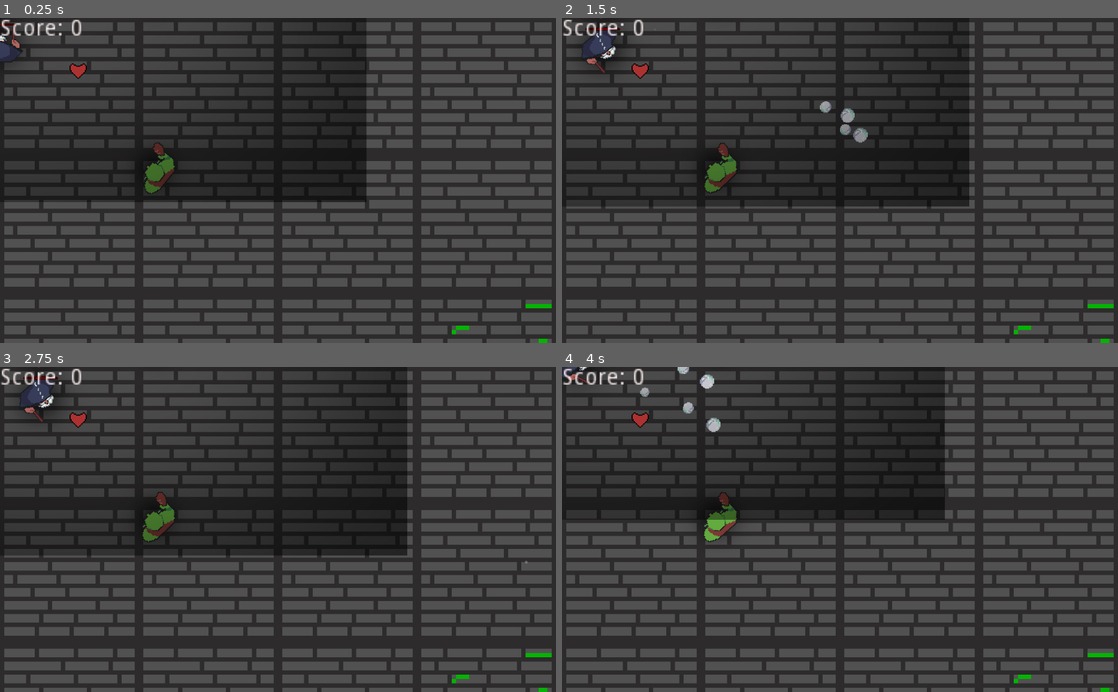
Above: before the commit, frames 1-4 (two rows, left to right).
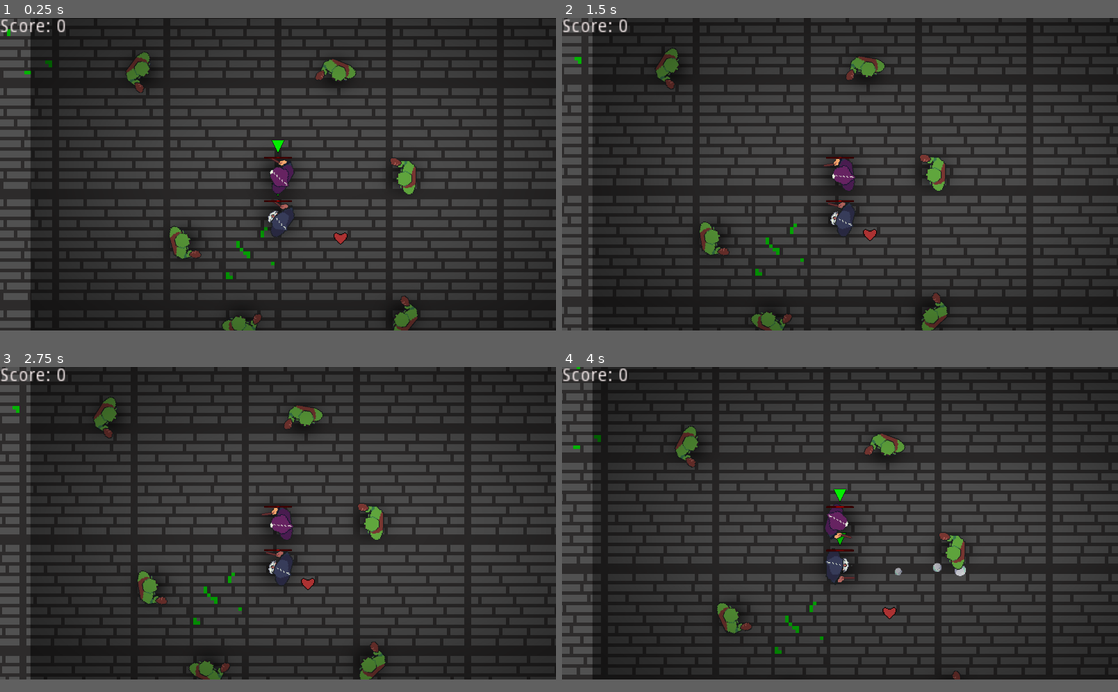
Above: after the commit, the same moments.

Repository: SuperBrainBro/SecondThoughts
Game: Godot game, scene res://Main/Main.tscn
Same seed, same stepped clock (60 frames per second), same inputs: the game is played once before the commit and once after it. The engine's default icon, where the game draws it, is replaced by a stand-in: a white triangle on a blue panel in a dark square.
Inputs (mouse positions are in pixels of both pictures, inside the frame that each line leads up to):
- Up to frame 1 (0.25 s): no input
- Up to frame 2 (1.5 s): tap Enter at 0.5 s; move the mouse to (962, 164) at 0.52 s; hold D (move_right) 0.53-1.28 s; click (962, 164) at 0.6 s; move the mouse to (728, 196) at 1.27 s; hold S (move_down) from 1.28 s (still down); tap Tab (change_player) at 1.35 s
- Up to frame 3 (2.75 s): move the mouse to (333, 458) at 2.02 s; release S (move_down) at 2.03 s; hold D (move_right) from 2.03 s (still down); click (333, 458) at 2.1 s
- Up to frame 4 (4 s): move the mouse to (812, 594) at 2.77 s; release D (move_right) at 2.78 s; hold W (move_up) 2.78-3.53 s; tap Tab (change_player) at 2.85 s; move the mouse to (1006, 578) at 3.52 s; hold A (move_left) from 3.53 s (still down); click (1006, 578) at 3.6 s
In our replay, the window is 800x468 before the commit and 800x450 after it. These sizes can differ from the game's own. Grey fills any space a smaller window leaves; there, only what the larger window draws over its background counts as a difference.

The runs differ from the first frame. In frame 1, 42% of the frame differs, in the area x 0-100%, y 0-100%; in frame 2, 43%; in frame 3, 43%; in frame 4, 42%.
Error in both runs: Trying to assign value of type 'Node2D' to a variable of type 'Camera2D'. (res://Main/Main.gd:11)

Commit message:
fix sceen size and stared working on start screen

Diff:
--- a/WGJ136/Main/Main.tscn
+++ b/WGJ136/Main/Main.tscn
@@ -177,6 +177,7 @@
 position = Vector2( 0, -50 )
 
 [node name="Camera2D" type="Camera2D" parent="World/PlayerHolder/Player2"]
+current = true
 script = ExtResource( 6 )
 
 [node name="Vignette" type="Node2D" parent="World/PlayerHolder/Player2/Camera2D"]
@@ -184,6 +185,7 @@
 
 [node name="Sprite" type="Sprite" parent="World/PlayerHolder/Player2/Camera2D/Vignette"]
 modulate = Color( 1, 1, 1, 0.607843 )
+position = Vector2( 140.351, 6.81864 )
 texture = ExtResource( 8 )
 
 [node name="PowerupHolder" type="Node" parent="World"]
--- a/WGJ136/project.godot
+++ b/WGJ136/project.godot
@@ -54,6 +54,13 @@
 config/description="Single Player Co-Op Game in A Dangerous Dungeon. Made For Weekly Game Jam 136!"
 run/main_scene="res://Main/Main.tscn"
 
+[display]
+
+window/size/width=1280
+window/size/height=720
+window/size/resizable=false
+window/size/borderless=true
+
 [input]
 
 move_up={
@@ -94,3 +101,4 @@
 [rendering]
 
 quality/driver/driver_name="GLES2"
+environment/default_clear_color=Color( 0.14902, 0.192157, 0.219608, 1 )
